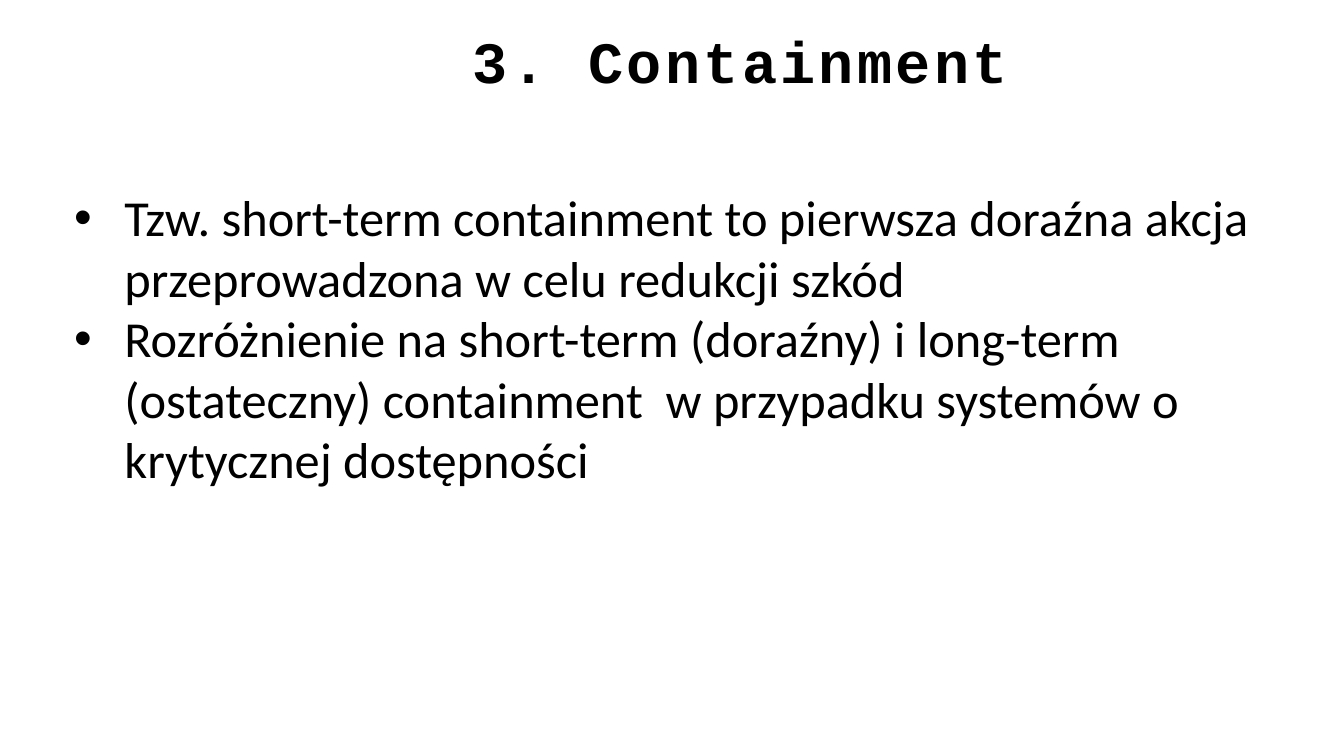
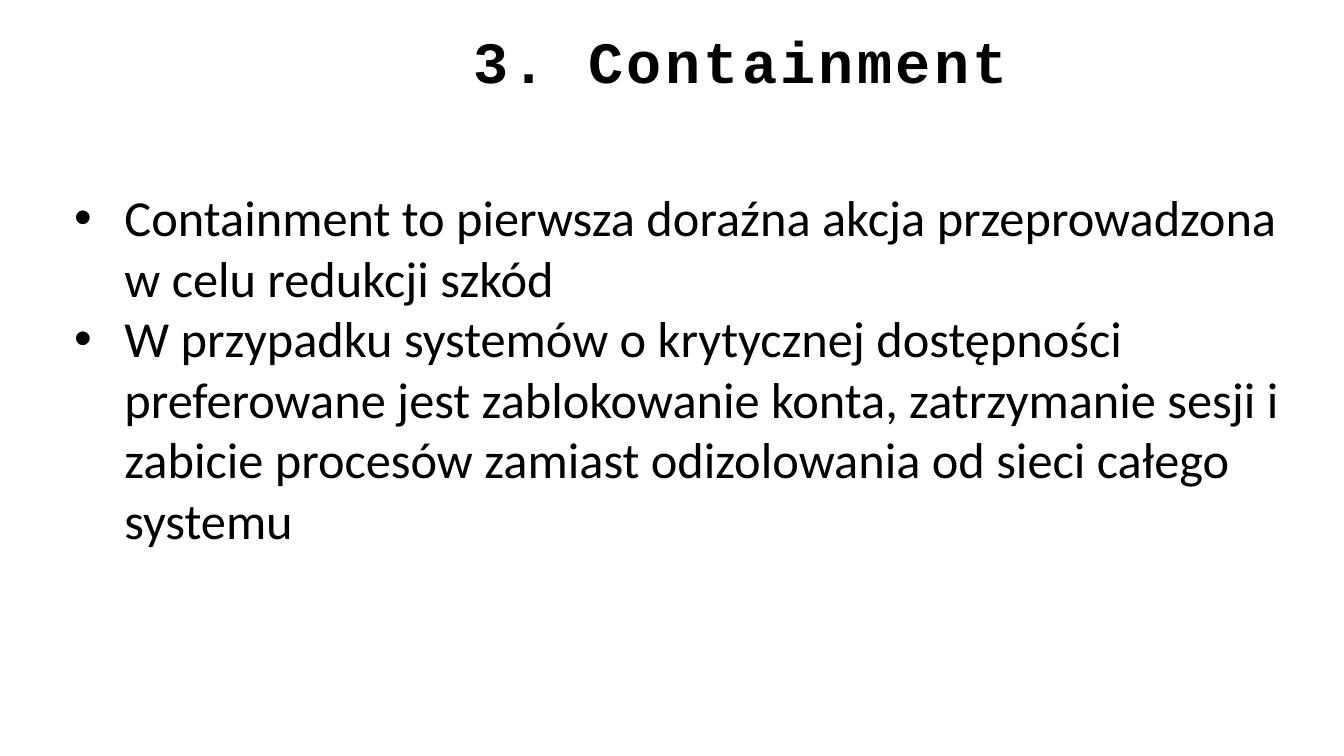
Before and after one commit to ewilded/DFIR, a slide deck: slide 24 of 6_Reagowanie_na_incydenty.pptx. Drawn at 1344x756 pixels with LibreOffice and Linux fonts; fonts in the diff are those of the drawing. Boxes give left, top, right and bottom in pixels: in the first picture for what was removed or moved away, otherwise in the second. Text is boxed around its words. In the diff, an @@ line names an element or a change of style, - is before the commit and + after.

```diff
--- a/6_Reagowanie_na_incydenty.pptx
+++ b/6_Reagowanie_na_incydenty.pptx
@@ text at box(124, 201, 1279, 547): text changed @@
-• Tzw. short-term containment to pierwsza doraźna akcja przeprowadzona w celu redukcji szkód
-• Rozróżnienie na short-term (doraźny) i long-term (ostateczny) containment w przypadku systemów o krytycznej dostępności
+• Containment to pierwsza doraźna akcja przeprowadzona w celu redukcji szkód
+• W przypadku systemów o krytycznej dostępności preferowane jest zablokowanie konta, zatrzymanie sesji i zabicie procesów zamiast odizolowania od sieci całego systemu
```
Also in this commit, not shown: 43 other slides changed, 2 other files.
